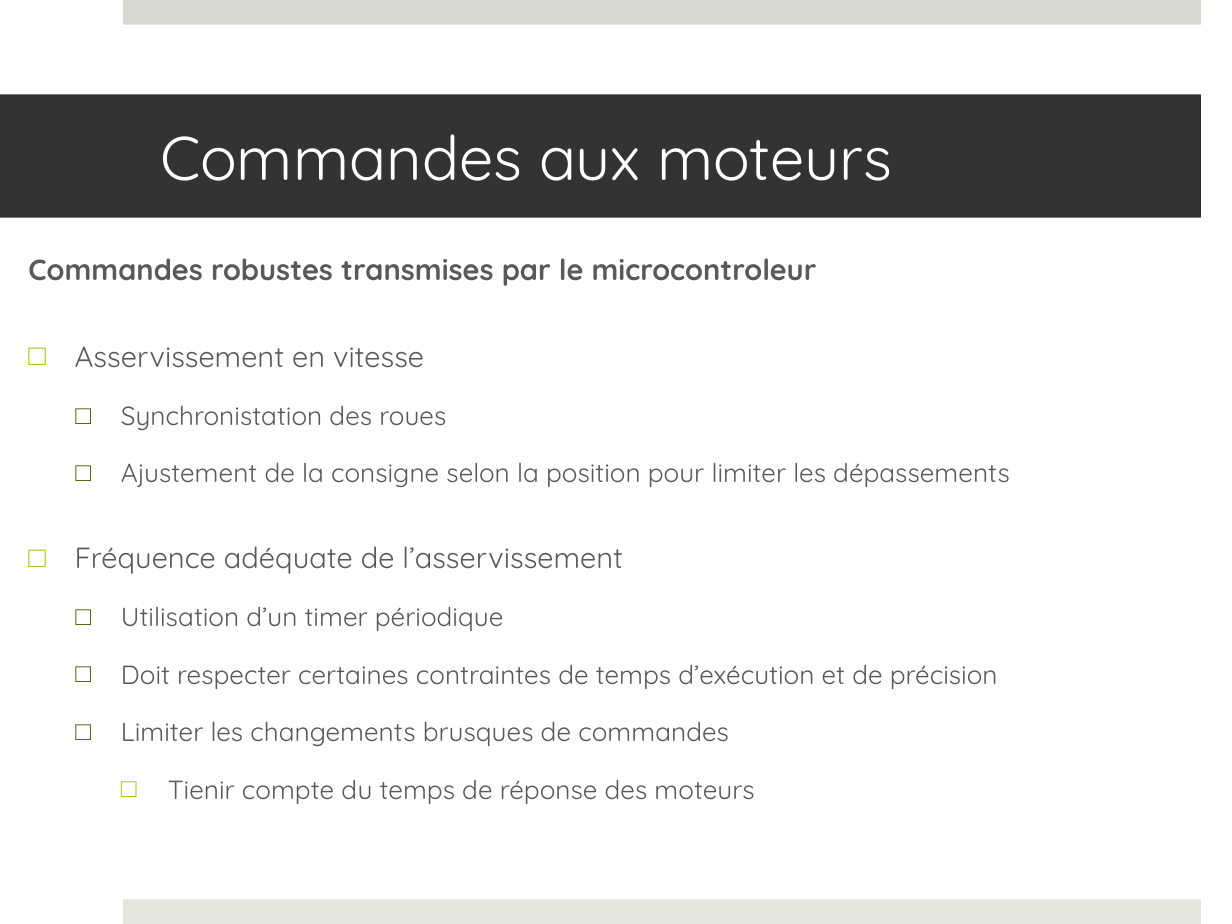
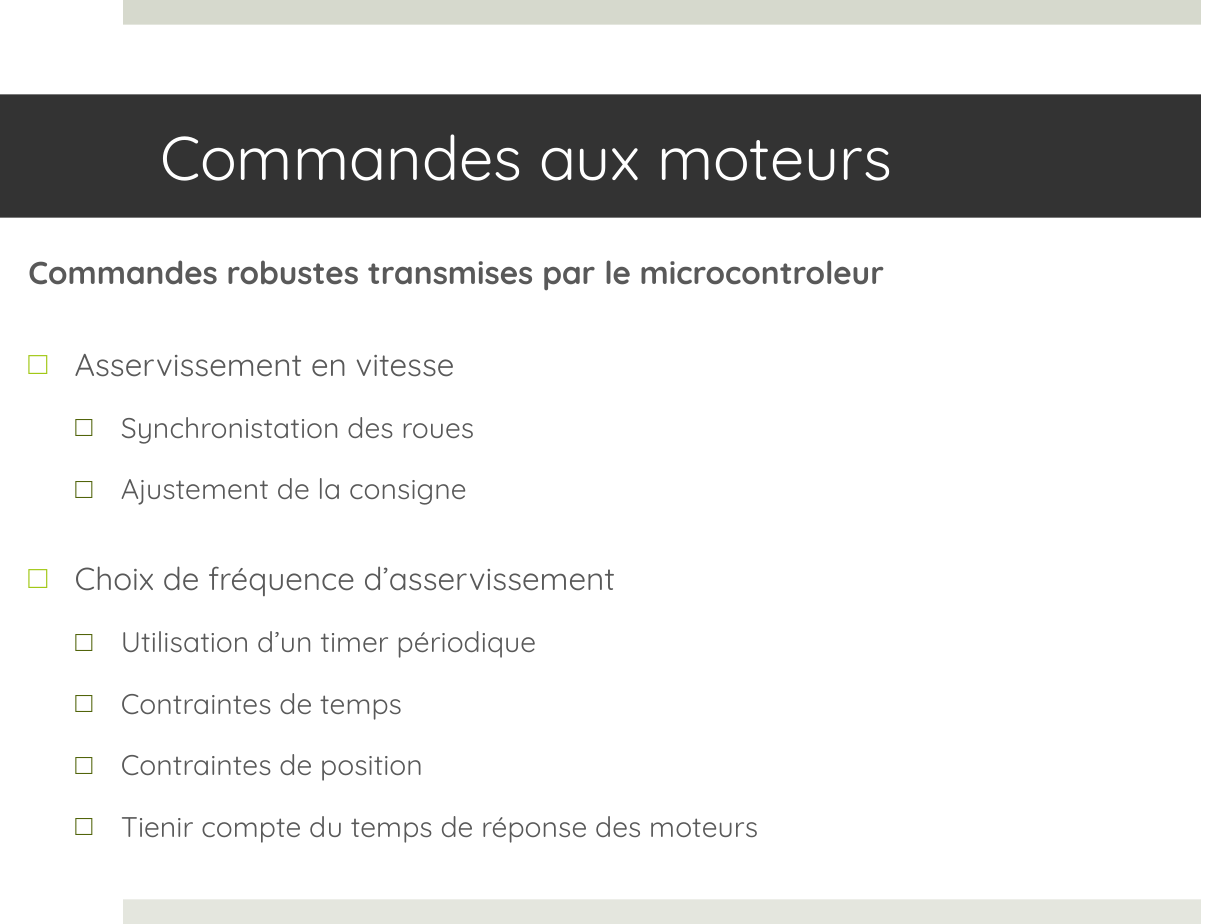
Before and after one commit to francisvalois/design3, a slide deck: slide 2 of reports/presentation/kinocto - PLB.pptx. Drawn at 1232x924 pixels with LibreOffice and Linux fonts; fonts in the diff are those of the drawing. Boxes give left, top, right and bottom in pixels: in the first picture for what was removed or moved away, otherwise in the second. Text is boxed around its words. In the diff, an @@ line names an element or a change of style, - is before the commit and + after.

```diff
--- a/reports/presentation/kinocto - PLB.pptx
+++ b/reports/presentation/kinocto - PLB.pptx
@@ text at <box>28,260,884,843</box>: size 17 to 18.5 pt in "Commandes robustes transmises par le microcontroleur", "Asservissement en vitesse"; size 15.3 to 16.6 pt in "Synchronistation des roues", "Utilisation d’un timer périodique", "Tienir compte du temps de réponse des ..."; list level 3 to 2 in "Tienir compte du temps de ..."; bullet colour #A2C816 to #51640B @@
@@ text at <box>75,478,616,596</box>: text changed; size 15.3 to 18.5 pt @@
-  □ Ajustement de la consigne selon la position pour limiter les dépassements
-□ Fréquence adéquate de l’asservissement
+  □ Ajustement de la consigne
+□ Choix de fréquence d’asservissement
@@ text at <box>121,693,423,781</box>: text changed; size 15.3 to 16.6 pt @@
-  □ Doit respecter certaines contraintes de temps d’exécution et de précision
-  □ Limiter les changements brusques de commandes
+  □ Contraintes de temps
+  □ Contraintes de position
```
Also in this commit, not shown: 1 other file.
